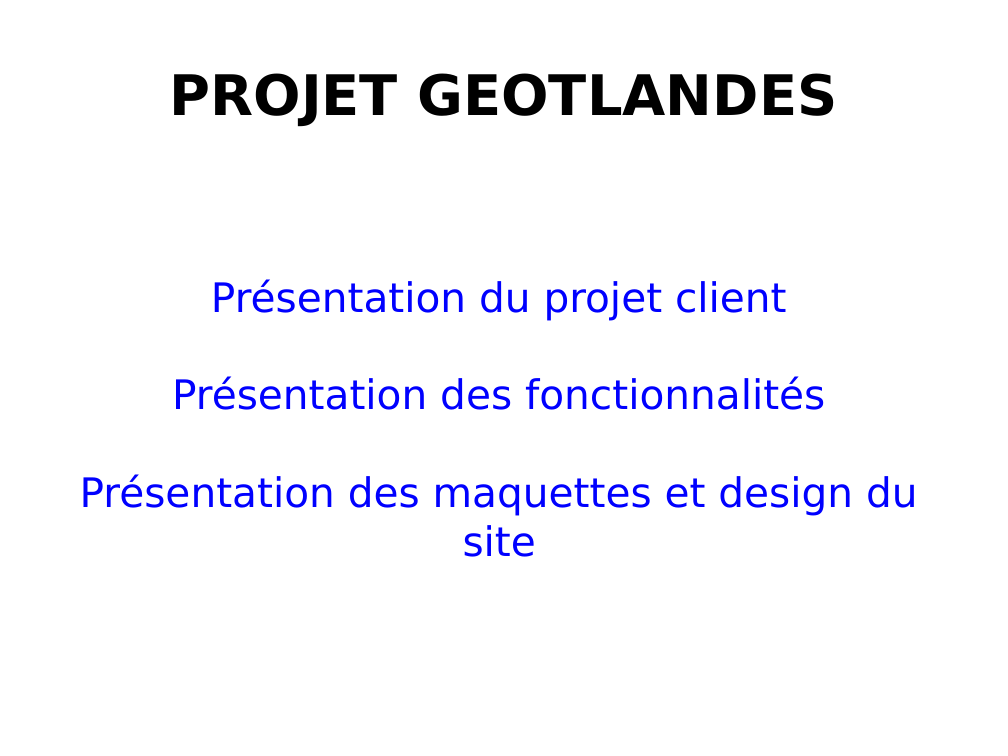
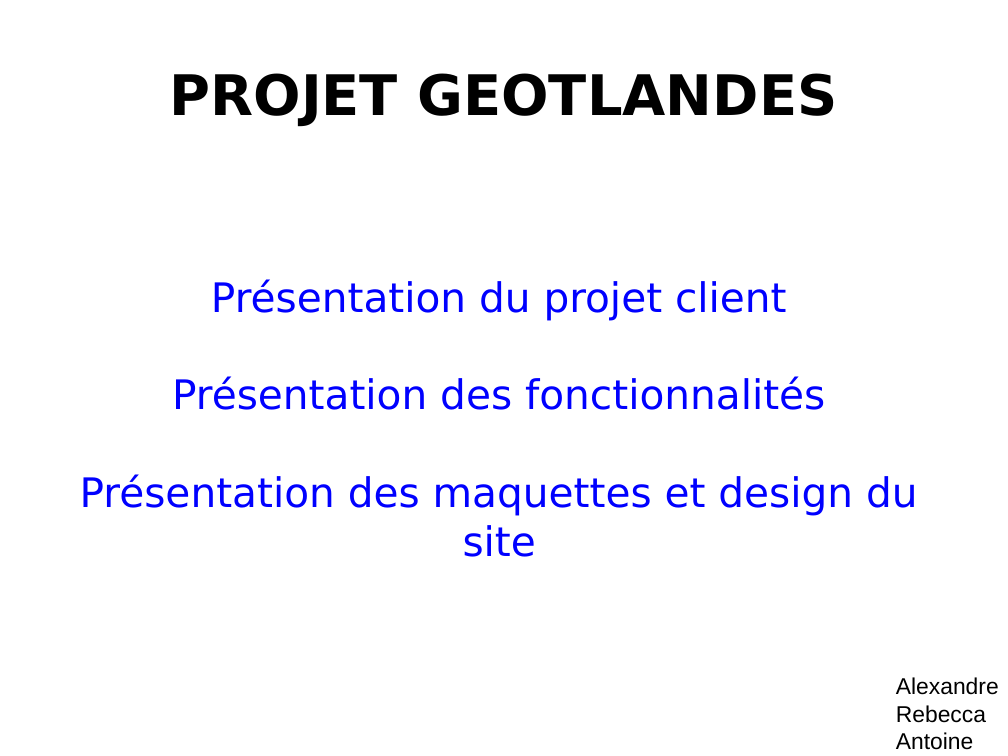
Before and after one commit to KatsuKumi/GeotLandes_WCS, a slide deck: slide 1 of Diapo/Diapo.odp. Drawn at 1008x756 pixels with LibreOffice and Linux fonts; fonts in the diff are those of the drawing. Boxes give left, top, right and bottom in pixels: in the first picture for what was removed or moved away, otherwise in the second. Text is boxed around its words. In the diff, an @@ line names an element or a change of style, - is before the commit and + after.

```diff
--- a/Diapo/Diapo.odp
+++ b/Diapo/Diapo.odp
@@ text added at bbox=[896, 677, 999, 750], 18 pt, text #000000 @@
+Alexandre
+Rebecca
+Antoine
```
Also in this commit, not shown: 1 other slide changed, 4 other files.
